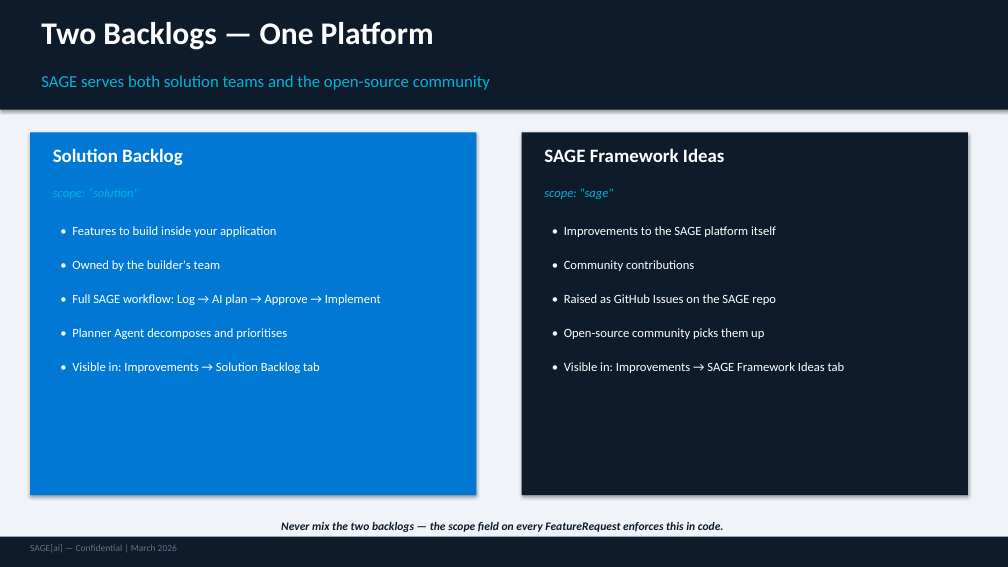
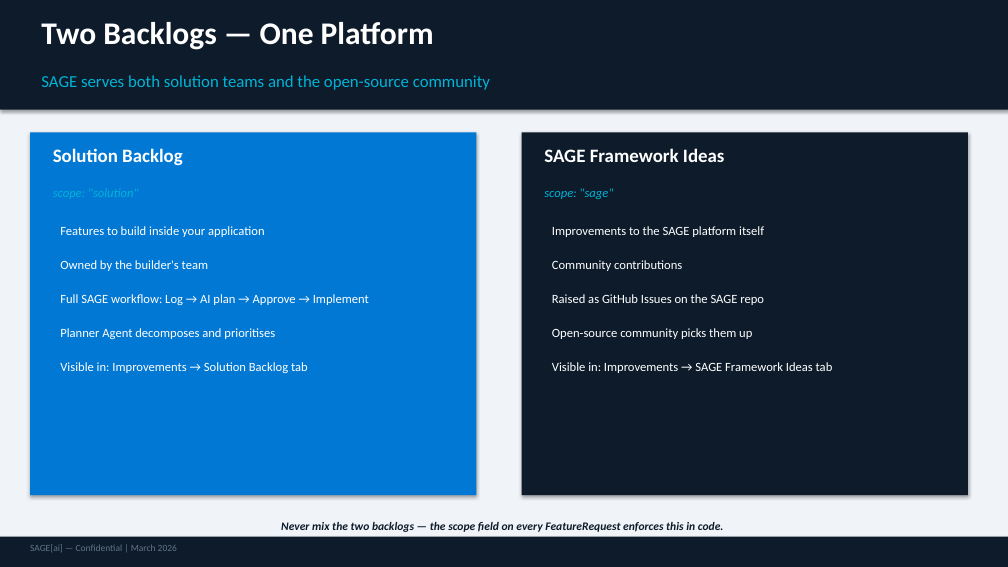
Before and after one commit to Sumanharapanahalli/SAGE, a slide deck: slide 13 of docs/SageAI_Tech_Pitch.pptx. Drawn at 1008x567 pixels with LibreOffice and Linux fonts; fonts in the diff are those of the drawing. Boxes give left, top, right and bottom in pixels: in the first picture for what was removed or moved away, otherwise in the second. Text is boxed around its words. In the diff, an @@ line names an element or a change of style, - is before the commit and + after.

```diff
--- a/docs/SageAI_Tech_Pitch.pptx
+++ b/docs/SageAI_Tech_Pitch.pptx
@@ text at (x1=60, y1=226, x2=264, y2=237): text changed @@
-• Features to build inside your application
+Features to build inside your application
@@ text at (x1=552, y1=226, x2=764, y2=237): text changed @@
-• Improvements to the SAGE platform itself
+Improvements to the SAGE platform itself
@@ text at (x1=60, y1=260, x2=208, y2=271): text changed @@
-• Owned by the builder's team
+Owned by the builder's team
@@ text at (x1=552, y1=260, x2=682, y2=271): text changed @@
-• Community contributions
+Community contributions
@@ text at (x1=60, y1=294, x2=369, y2=305): text changed @@
-• Full SAGE workflow: Log → AI plan → Approve → Implement
+Full SAGE workflow: Log → AI plan → Approve → Implement
@@ text at (x1=552, y1=294, x2=764, y2=305): text changed @@
-• Raised as GitHub Issues on the SAGE repo
+Raised as GitHub Issues on the SAGE repo
@@ text at (x1=60, y1=328, x2=275, y2=339): text changed @@
-• Planner Agent decomposes and prioritises
+Planner Agent decomposes and prioritises
@@ text at (x1=552, y1=328, x2=752, y2=339): text changed @@
-• Open-source community picks them up
+Open-source community picks them up
@@ text at (x1=60, y1=362, x2=308, y2=373): text changed @@
-• Visible in: Improvements → Solution Backlog tab
+Visible in: Improvements → Solution Backlog tab
@@ text at (x1=552, y1=362, x2=833, y2=373): text changed @@
-• Visible in: Improvements → SAGE Framework Ideas tab
+Visible in: Improvements → SAGE Framework Ideas tab
```
Also in this commit, not shown: 7 other slides changed, 3 other files.
